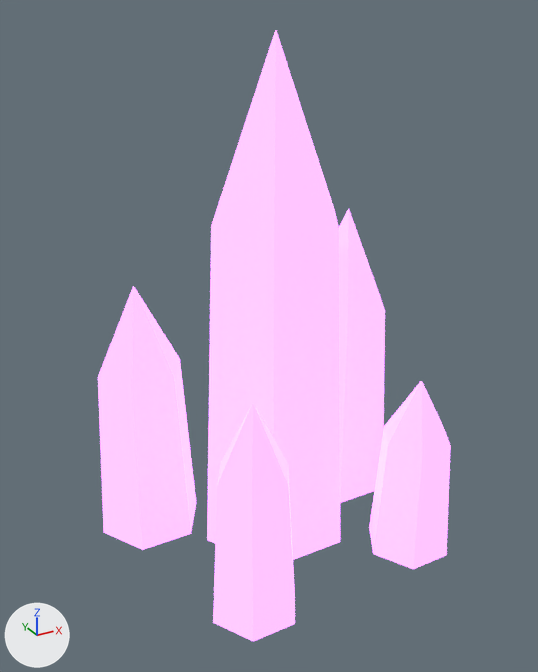
One commit to the glTF model assets/terra/blocks/models/soul_crystal_large.glb: the scene before it, then after it.
The view is the same before and after, from a 50 mm lens placed at (-0.111, -1.589, 0.951), pointed at (0.468, -0.537, 0.425). Lighting does not change. The marker at lower left points along +X, +Y and +Z. The older version comes first. Vertices at exactly the same position are counted once.
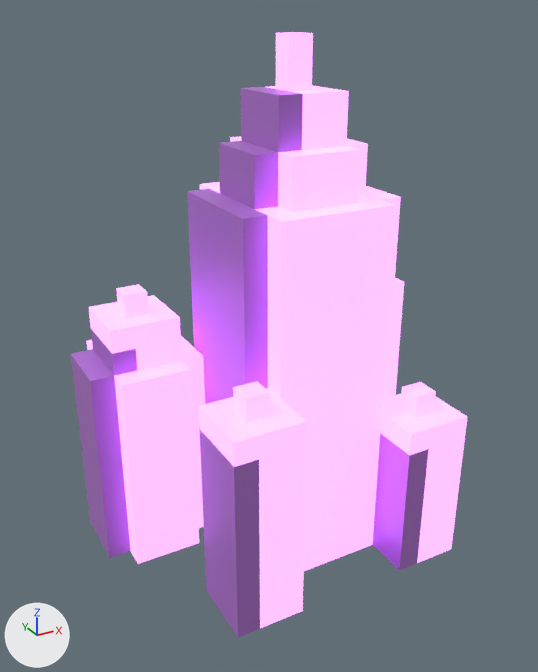
Edits to the bpy script that builds the scene:
```text
Add mat_cleavage:
    mat_cleavage = principled_material('cleavage')
    mat_cleavage.base_color = (0.45, 0.18, 0.64)  # purple #b376d1
    mat_cleavage.metallic = 0.12
    mat_cleavage.roughness = 0.46
Change me_mesh_0:
    used by ob_mesh_0; location = (0.0, 0.0, 0.0)
    remove me_mesh_0.from_pydata(...)  # 90 vertices, 200 faces; spans x 0.18..0.81, y -0.769..-0.293, z 0.0..0.92
    add me_mesh_0.from_pydata(...)  # 217 vertices, 324 faces; spans x 0.167..0.792, y -0.75..-0.292, z 0.0..0.917
    me_mesh_0 part 1: the loose piece of 18 vertices spanning x 0.35..0.65, y -0.63..-0.37, z 0.0..0.92 is rebuilt with 217 vertices and now spans x 0.167..0.792, y -0.75..-0.292, z 0.0..0.917
    me_mesh_0 part 2: the loose piece of 18 vertices spanning x 0.59..0.81, y -0.525..-0.335, z 0.0..0.6 is deleted
    me_mesh_0 part 3: the loose piece of 18 vertices spanning x 0.61..0.77, y -0.759..-0.621, z 0.0..0.35 is deleted
    me_mesh_0 part 4: the loose piece of 18 vertices spanning x 0.18..0.38, y -0.467..-0.293, z 0.0..0.5 is deleted
    me_mesh_0 part 5: the loose piece of 18 vertices spanning x 0.27..0.43, y -0.769..-0.631, z 0.0..0.4 is deleted
    add me_mesh_0.materials.append(mat_cleavage)  # purple #b376d1
```

What differs and where, as boxes (x1, y1, x2, y2) in the pictures (538 x 672 px):
'Mesh_0', reshaped (12% wider)
    before: (98, 30, 451, 641)
    after: (71, 32, 467, 638)
part 1 of me_mesh_0, rebuilt (196% wider, 14% taller)
    before: (207, 30, 340, 560)
    after: (71, 32, 467, 638)
part 2 of me_mesh_0, deleted (purple)
    before: (339, 209, 385, 503)
part 3 of me_mesh_0, deleted (purple)
    before: (369, 381, 451, 569)
part 4 of me_mesh_0, deleted (purple)
    before: (98, 286, 196, 550)
part 5 of me_mesh_0, deleted (purple)
    before: (213, 403, 295, 641)
